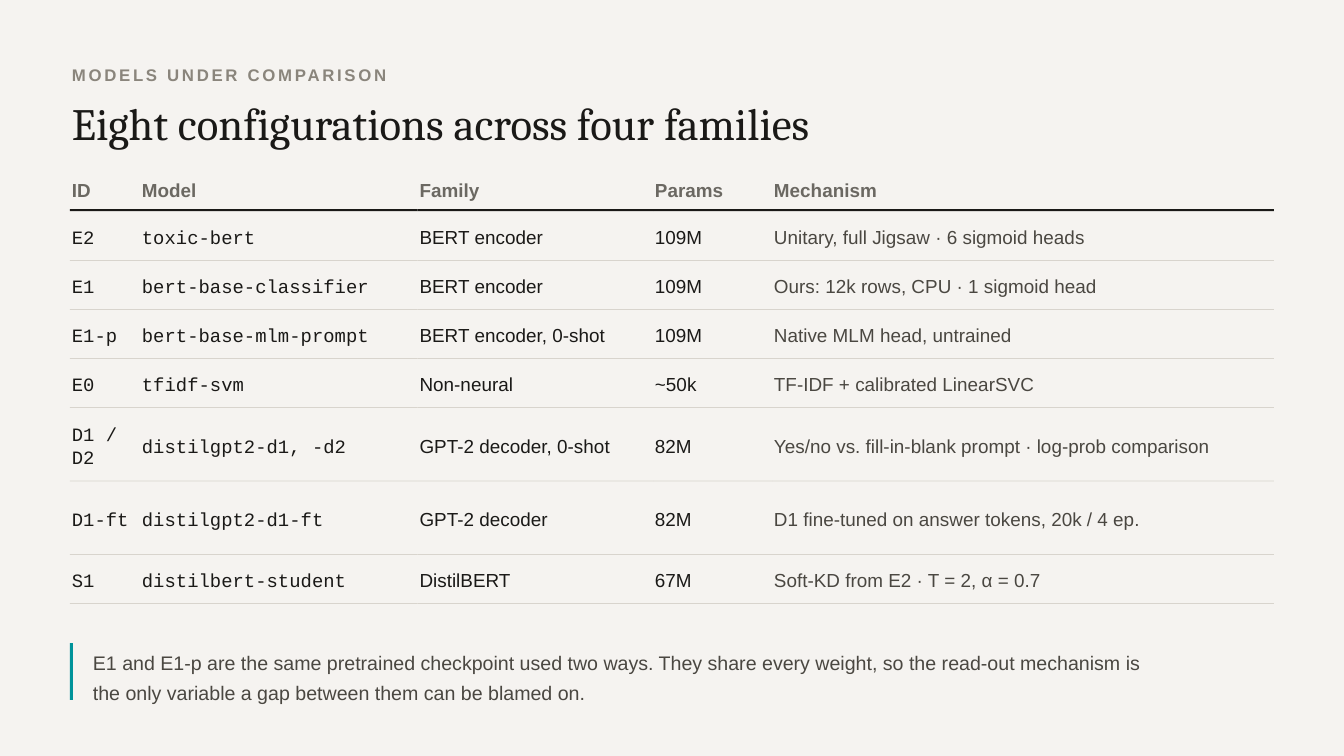
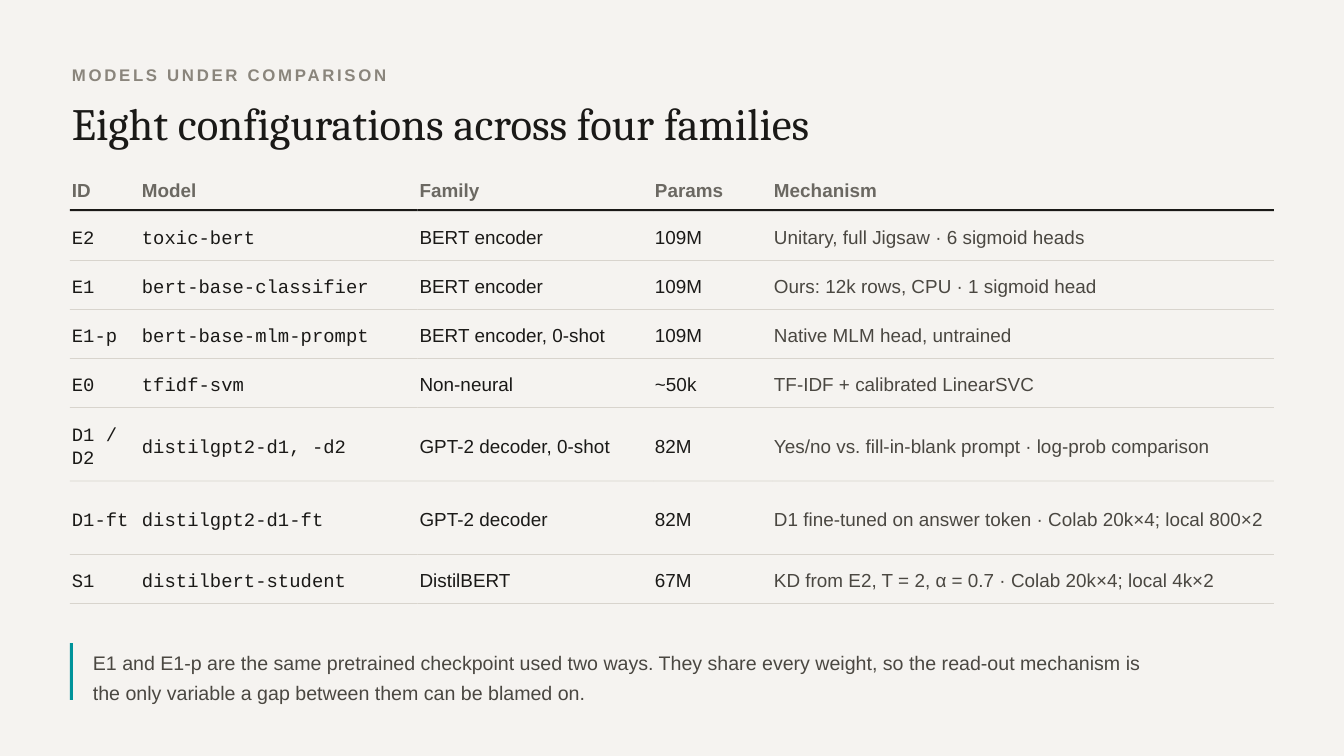
Before and after one commit to Tom-Jacob/DeepProjectHate, a slide deck: slide 3 of report/Academic_presentation_structure.pptx. Drawn at 1344x756 pixels with LibreOffice and Linux fonts; fonts in the diff are those of the drawing. Boxes give left, top, right and bottom in pixels: in the first picture for what was removed or moved away, otherwise in the second. Text is boxed around its words. In the diff, an @@ line names an element or a change of style, - is before the commit and + after.

```diff
--- a/report/Academic_presentation_structure.pptx
+++ b/report/Academic_presentation_structure.pptx
@@ text at [774,512,1262,529]: text changed @@
-D1 fine-tuned on answer tokens, 20k / 4 ep.
+D1 fine-tuned on answer token · Colab 20k×4; local 800×2
@@ text at [774,573,1213,590]: text changed @@
-Soft-KD from E2 · T = 2, α = 0.7
+KD from E2, T = 2, α = 0.7 · Colab 20k×4; local 4k×2
```
Also in this commit, not shown: 4 other slides changed, 38 other files.
